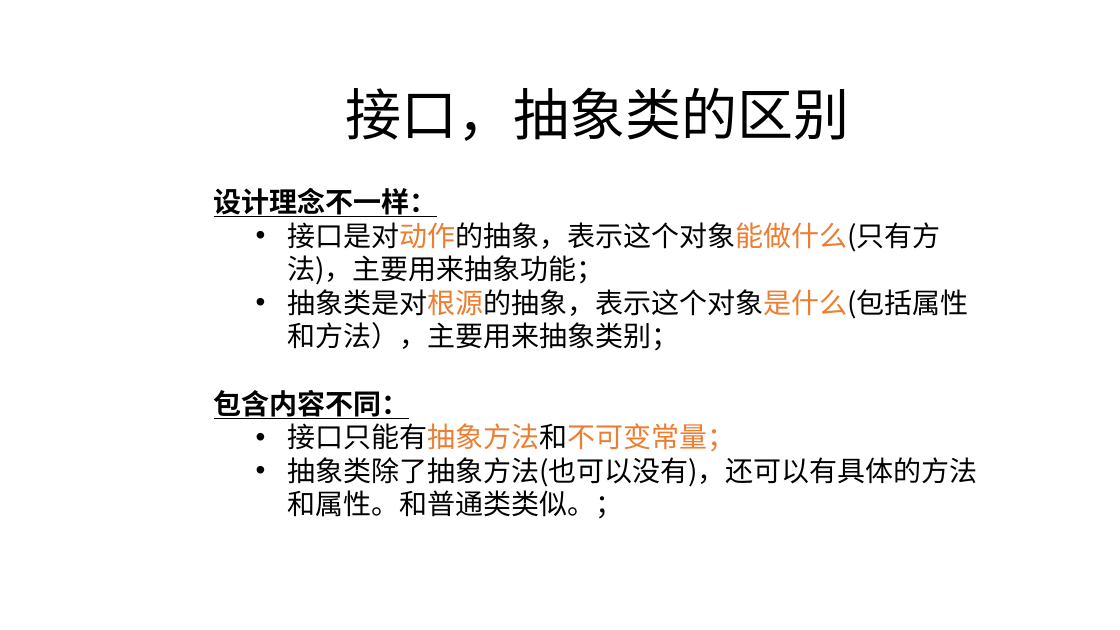
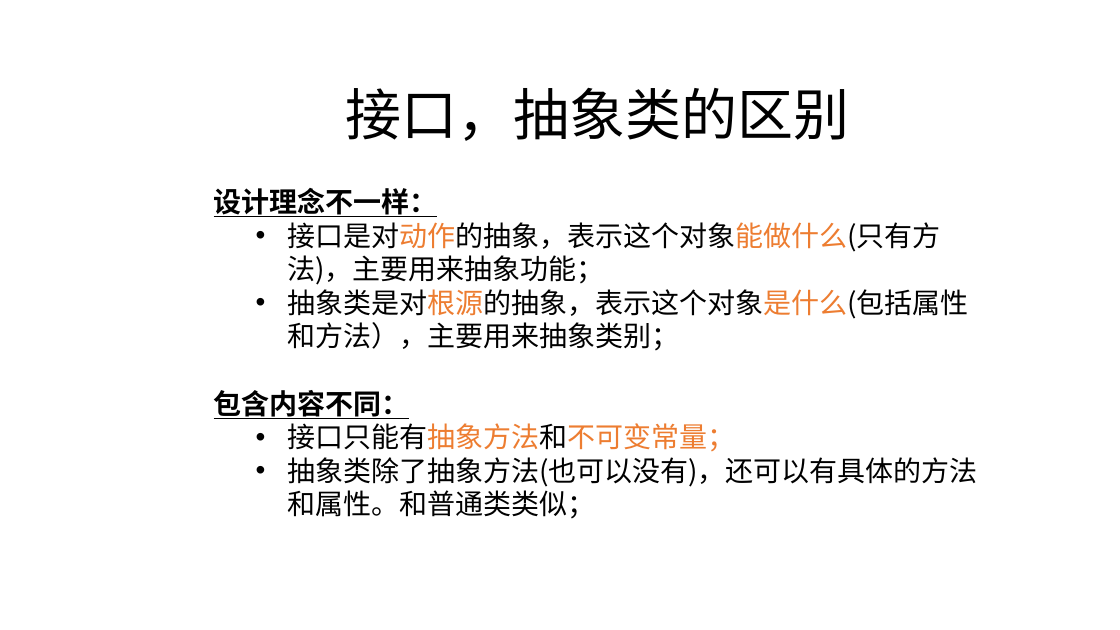
Before and after one commit to zjyesir/hmc_java_1, a slide deck: slide 32 of ppt/12.抽象类和接口.pptx (slide 31 before the commit). Drawn at 1120x630 pixels with LibreOffice and Linux fonts; fonts in the diff are those of the drawing; background and template pictures are left out. Boxes give left, top, right and bottom in pixels: in the first picture for what was removed or moved away, otherwise in the second. Text is boxed around its words. In the diff, an @@ line names an element or a change of style, - is before the commit and + after.

Commit message:
抽象类和接口 写完

```diff
--- a/ppt/12.抽象类和接口.pptx
+++ b/ppt/12.抽象类和接口.pptx
@@ text at (287,457,978,519): text changed @@
-  • 抽象类除了抽象方法(也可以没有)，还可以有具体的方法和属性。和普通类类似。；
+  • 抽象类除了抽象方法(也可以没有)，还可以有具体的方法和属性。和普通类类似；
```
Also in this commit, not shown: 15 other slides changed, 6 slides added, 2 slides removed, 3 other files.
